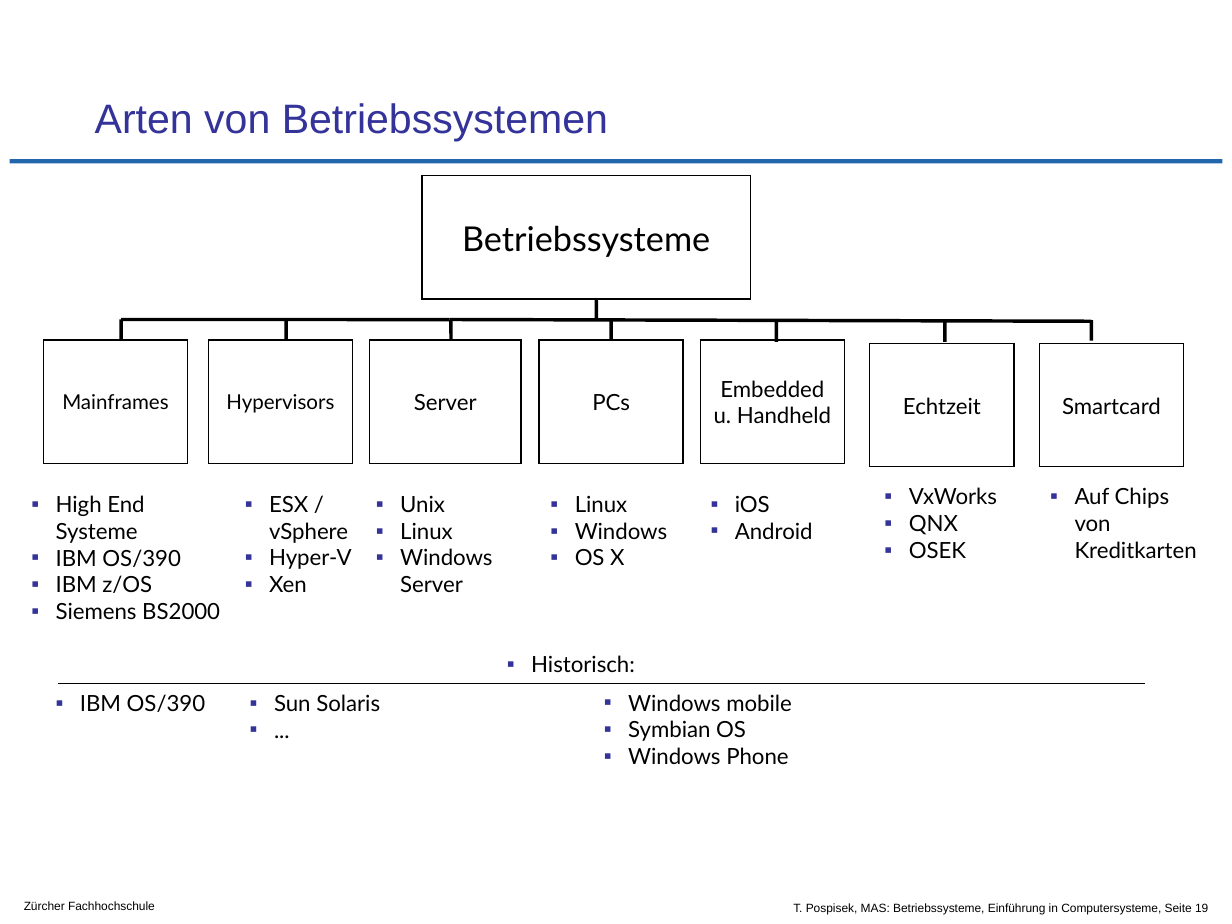
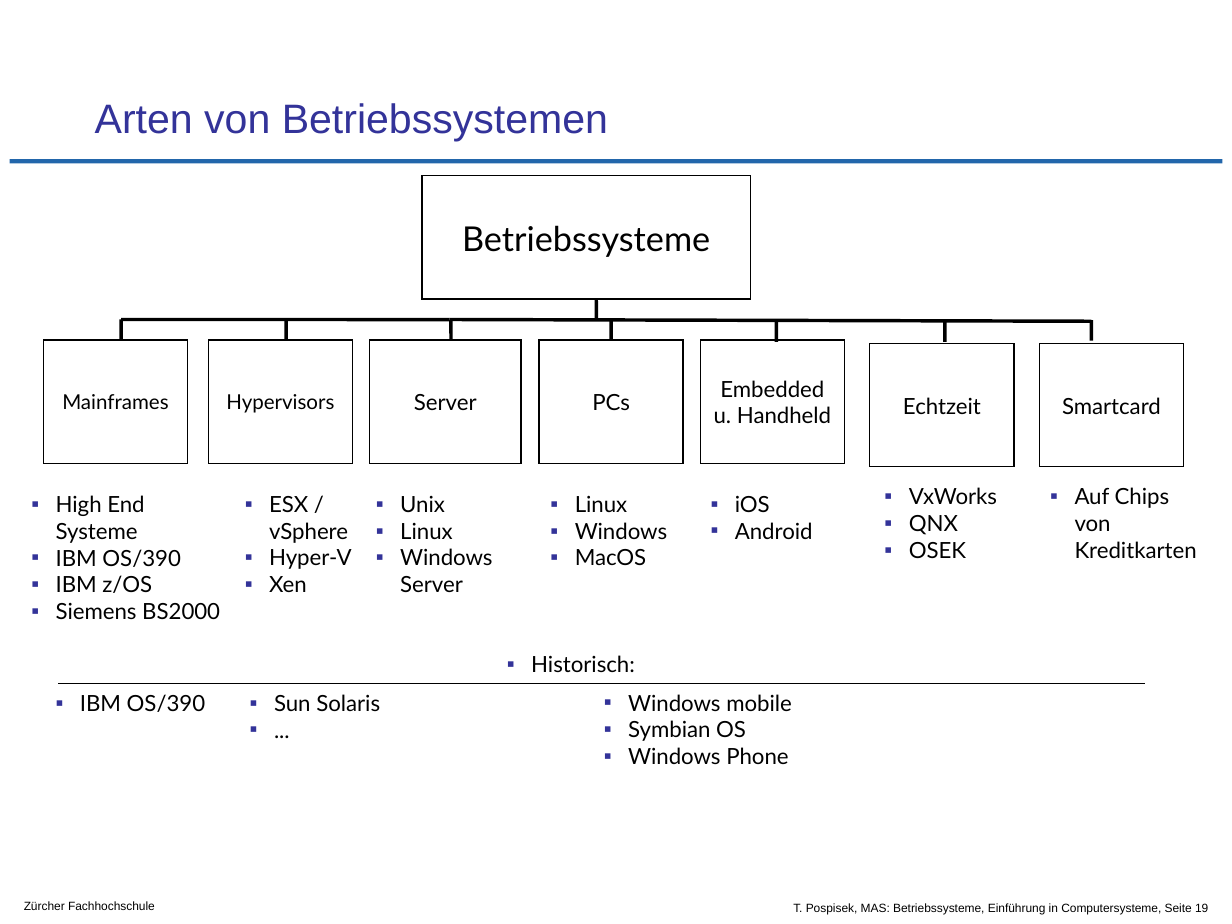
Before and after one commit to tpo/betriebssysteme, a slide deck: slide 19 of 01-1_Einführung_in_Computersysteme.odp. Drawn at 1232x924 pixels with LibreOffice and Linux fonts; fonts in the diff are those of the drawing; background and template pictures are left out. Boxes give left, top, right and bottom in pixels: in the first picture for what was removed or moved away, otherwise in the second. Text is boxed around its words. In the diff, an @@ line names an element or a change of style, - is before the commit and + after.

```diff
--- a/01-1_Einführung_in_Computersysteme.odp
+++ b/01-1_Einführung_in_Computersysteme.odp
@@ text at (575,549,646,565): text changed @@
-  ▪ OS X
+  ▪ MacOS
```
Also in this commit, not shown: 1 other file.
